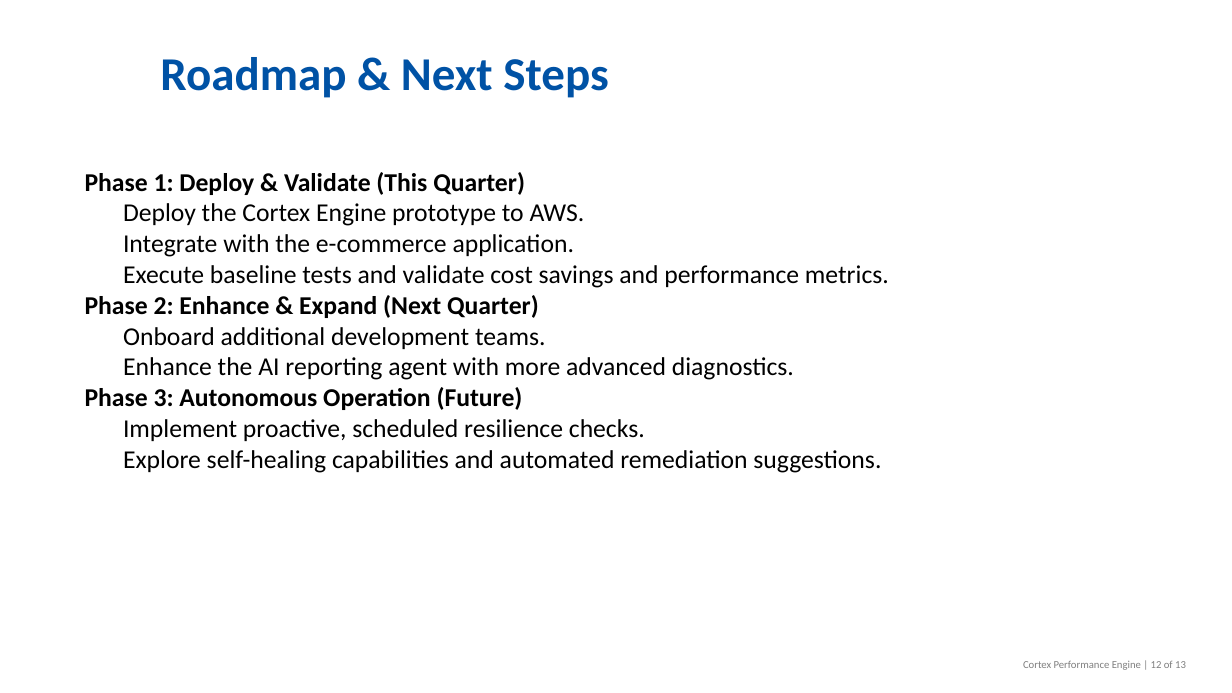
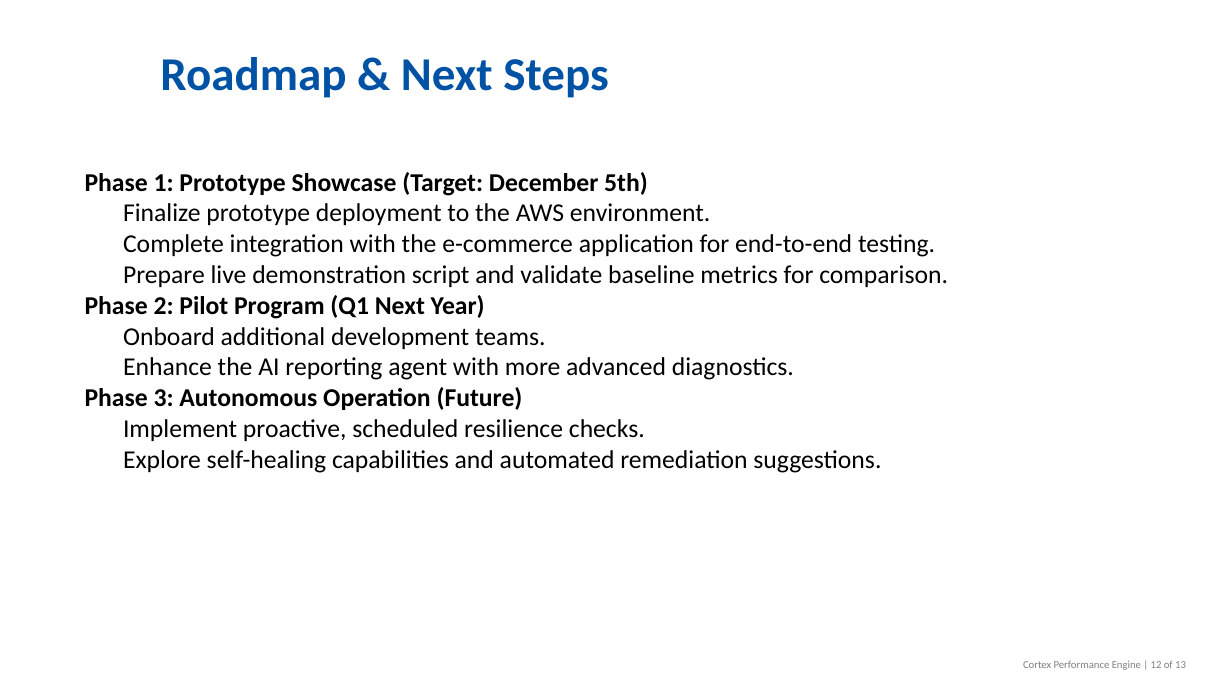
Before and after one commit to Shuvam-Das/Cortex-Performance-Engine, a slide deck: slide 12 of Cortex_Performance_Engine_Stakeholder_Presentation.pptx. Drawn at 1232x693 pixels with LibreOffice and Linux fonts; fonts in the diff are those of the drawing. Boxes give left, top, right and bottom in pixels: in the first picture for what was removed or moved away, otherwise in the second. Text is boxed around its words. In the diff, an @@ line names an element or a change of style, - is before the commit and + after.

Commit message:
PPT Update

```diff
--- a/Cortex_Performance_Engine_Stakeholder_Presentation.pptx
+++ b/Cortex_Performance_Engine_Stakeholder_Presentation.pptx
@@ text at box(85, 172, 948, 319): text changed @@
-Phase 1: Deploy & Validate (This Quarter)
-  Deploy the Cortex Engine prototype to AWS.
-  Integrate with the e-commerce application.
-  Execute baseline tests and validate cost savings and performance metrics.
-Phase 2: Enhance & Expand (Next Quarter)
+Phase 1: Prototype Showcase (Target: December 5th)
+  Finalize prototype deployment to the AWS environment.
+  Complete integration with the e-commerce application for end-to-end testing.
+  Prepare live demonstration script and validate baseline metrics for comparison.
+Phase 2: Pilot Program (Q1 Next Year)
```
Also in this commit, not shown: 2 other slides changed, 1 other file.
